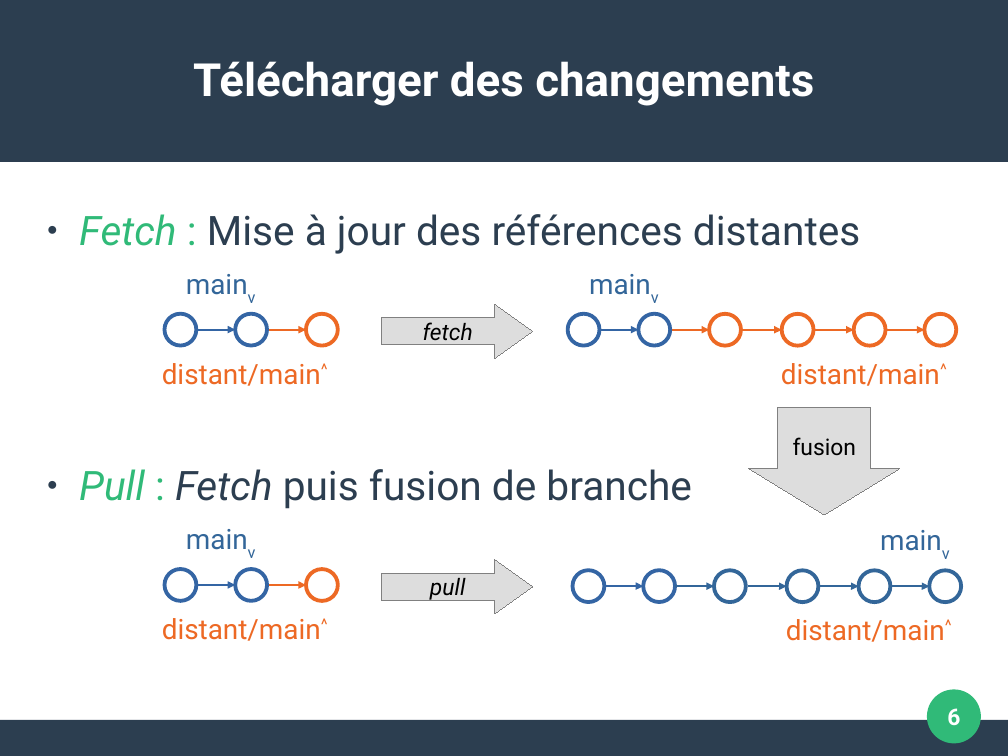
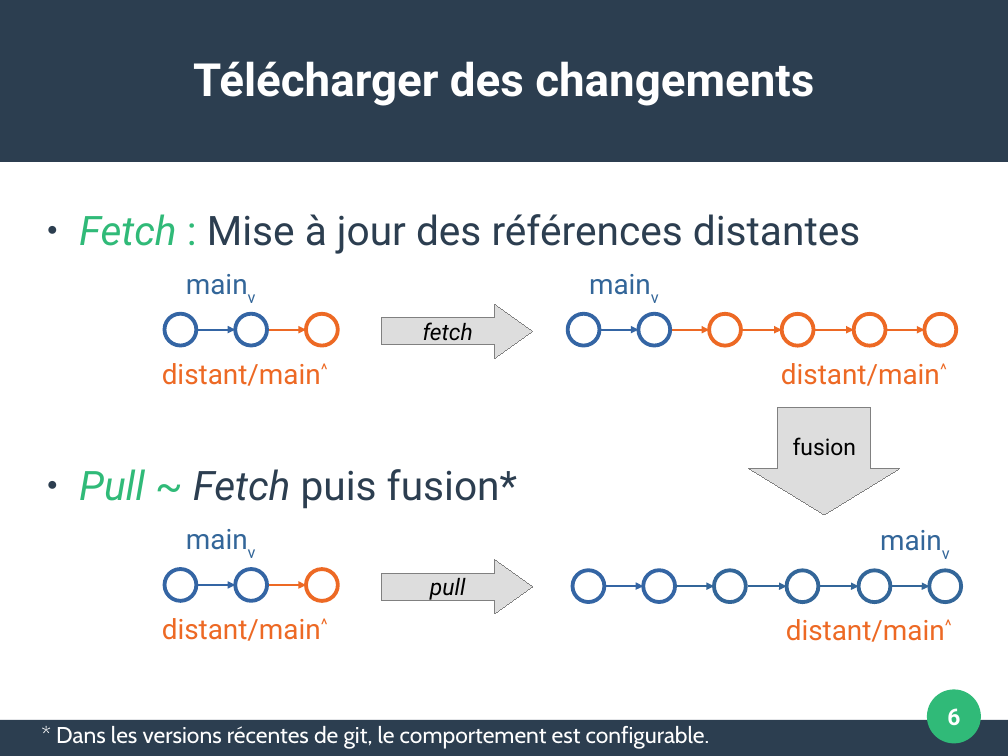
Before and after one commit to pushou/formation-git, a slide deck: slide 6 of Pres4-Distribution.odp. Drawn at 1008x756 pixels with LibreOffice and Linux fonts; fonts in the diff are those of the drawing. Boxes give left, top, right and bottom in pixels: in the first picture for what was removed or moved away, otherwise in the second. Text is boxed around its words. In the diff, an @@ line names an element or a change of style, - is before the commit and + after.

Commit message:
Mise à jour de la discussion de git pull
Le comportement de git pull a varié au fil du temps. J'ai
précédemment tenté de mettre à jour les supports lorsque la salle
de TP a migré à Ubuntu 24, mais j'ai manifestement oublié de
mettre à jour plusieurs endroits. Cette MR vise à corriger ça.

Fixes #112.

```diff
--- a/Pres4-Distribution.odp
+++ b/Pres4-Distribution.odp
@@ text at <box>79,469,517,509</box>: text changed @@
-● Pull : Fetch puis fusion de branche
+● Pull ~ Fetch puis fusion*
@@ text added at <box>56,726,710,749</box>, 18 pt, text #FFFFFF @@
+* Dans les versions récentes de git, le comportement est configurable.
```
Also in this commit, not shown: 1 other slide changed, 4 other files.
